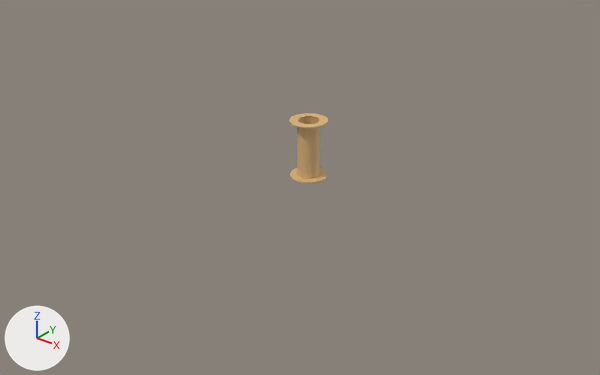
The glTF model tests/via/build/PTH_Test_Board/board.glb as it was, and as the next commit left it.
Before and after are seen from a 50 mm camera at (0.01737, -0.02083, 0.00936) aimed at (0.0051, -0.0055, -0.00015). Every picture has the same lights, and +X, +Y and +Z are marked at lower left. The older version comes first.

In view in the first picture: 'Bare_Via_Tube_0' and 2 more.
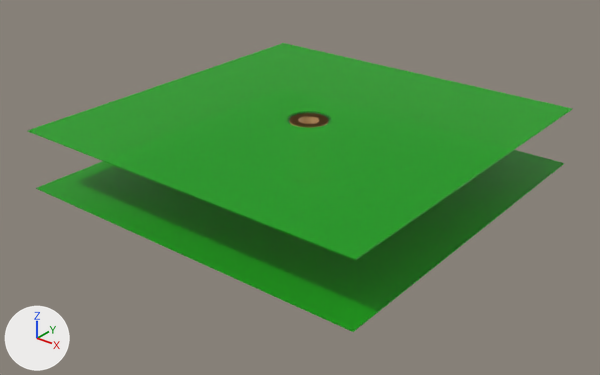
The change, as a diff of the scene's bpy script:
```diff
--- a/tests/via/build/PTH_Test_Board/board.glb.py
+++ b/tests/via/build/PTH_Test_Board/board.glb.py
@@ mat_soldermask @@
+mat_soldermask = principled_material('SolderMask')
+mat_soldermask.base_color = (0.0, 0.392, 0.0)  # green #00a800
+mat_soldermask.alpha = 0.8
@@ me_bare_via_tube_2 @@
+me_bare_via_tube_2.from_pydata(...)  # 384 vertices, 512 faces; spans x 0.0045..0.0055, y -0.0055..-0.0045, z 0.0..0.00157
+me_bare_via_tube_2.materials.append(mat_viacopper)  # beige #ddb37c
@@ me_substrate_layer_1_z0 @@
+me_substrate_layer_1_z0.from_pydata(...)  # 160 vertices, 352 faces; spans x 0.0..0.01, y -0.01..0.0, z -0.00002..0.0
+me_substrate_layer_1_z0.materials.append(mat_soldermask)  # green #00a800
@@ me_substrate_layer_0_z0 @@
+me_substrate_layer_0_z0.from_pydata(...)  # 160 vertices, 352 faces; spans x 0.0..0.01, y -0.01..0.0, z 0.00157..0.00159
+me_substrate_layer_0_z0.materials.append(mat_soldermask)  # green #00a800
@@ ob_bare_via_tube_0 @@
-ob_bare_via_tube_0 = bpy.data.objects.new('Bare_Via_Tube_0', me_bare_via_tube_0)
-ob_bare_via_tube_0.location = (0.0, 0.0, 0.0)
@@ ob_bare_via_tube_2 @@
+ob_bare_via_tube_2 = bpy.data.objects.new('Bare_Via_Tube_2', me_bare_via_tube_2)
+ob_bare_via_tube_2.location = (0.0, 0.0, 0.0)
@@ ob_substrate_layer_1_z0 @@
+ob_substrate_layer_1_z0 = bpy.data.objects.new('Substrate_Layer_1_Z0', me_substrate_layer_1_z0)
+ob_substrate_layer_1_z0.location = (0.0, 0.0, 0.0)
@@ ob_substrate_layer_0_z0 @@
+ob_substrate_layer_0_z0 = bpy.data.objects.new('Substrate_Layer_0_Z0', me_substrate_layer_0_z0)
+ob_substrate_layer_0_z0.location = (0.0, 0.0, 0.0)
```

Where the change shows, as pixel boxes [x1, y1, x2, y2] in the pictures (600 x 375 px):
'Substrate_Layer_0_Z0', added
    after: [28, 43, 572, 260]
'Substrate_Layer_1_Z0', added
    after: [36, 112, 564, 332]
'Bare_Via_Tube_0', deleted (beige)
    before: [297, 116, 320, 179]
'Bare_Via_Tube_2', added
    after: [290, 113, 328, 127]
